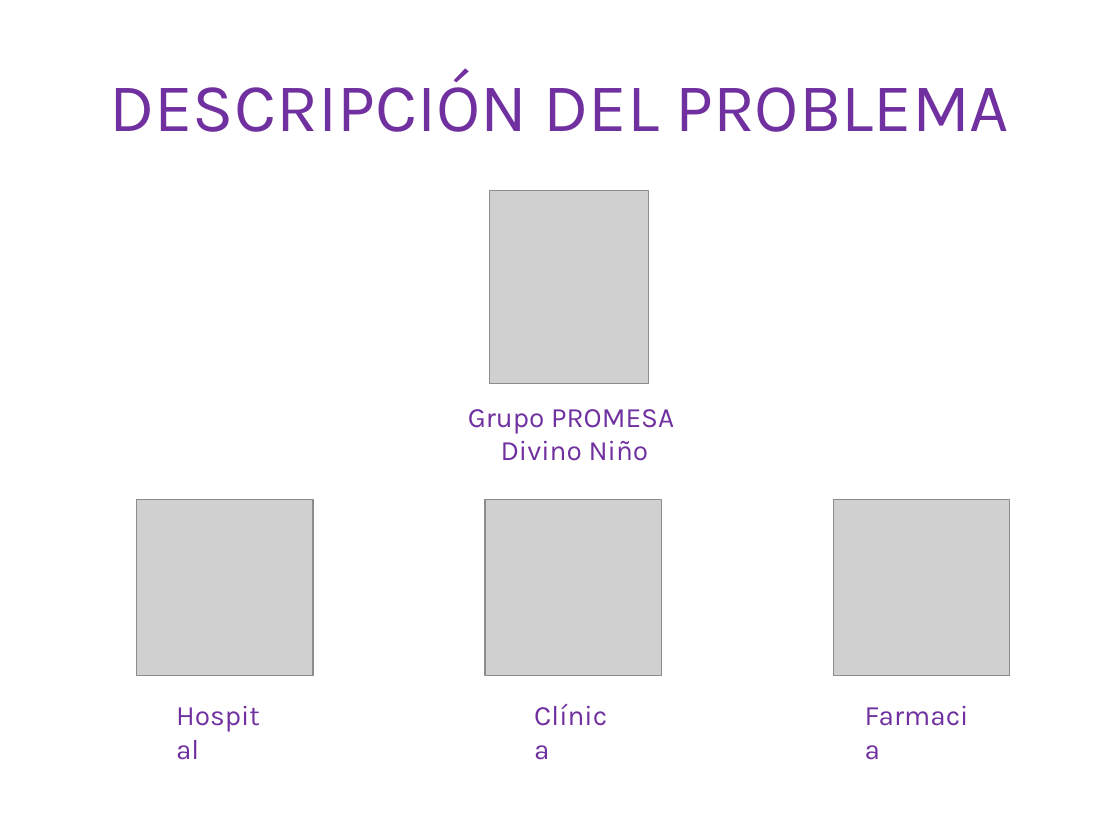
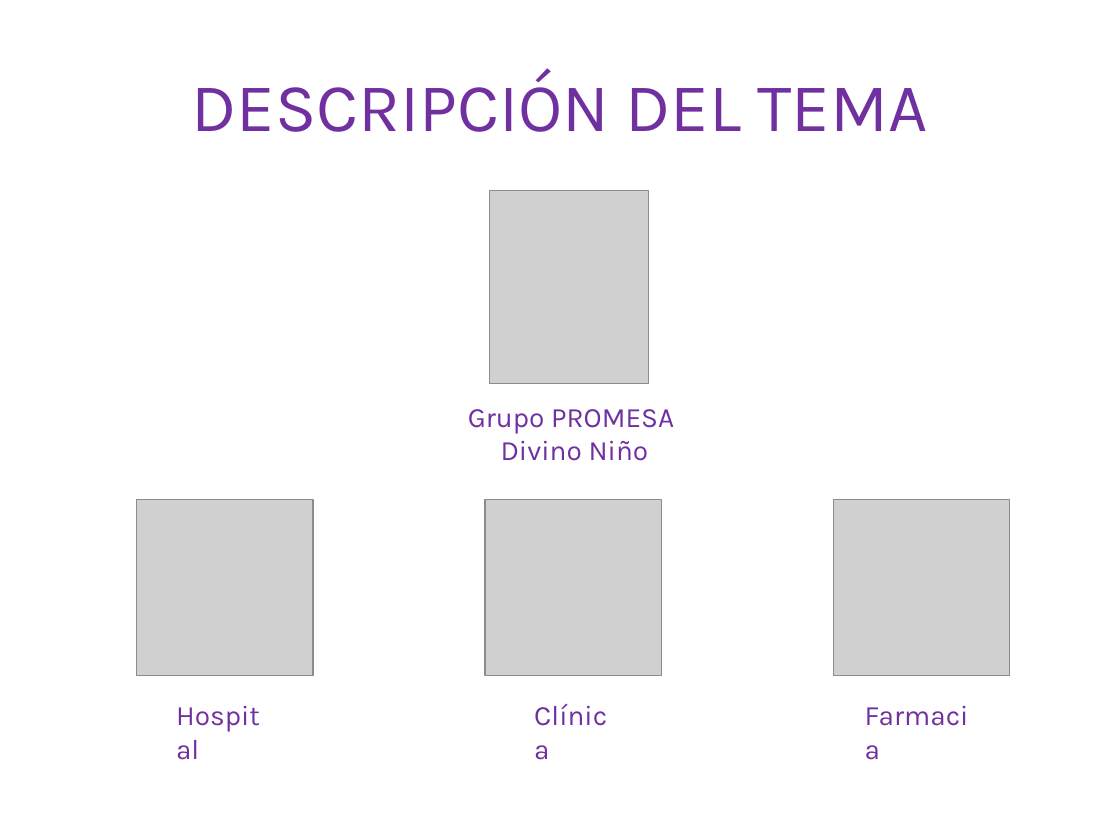
Before and after one commit to aviary-developer/blissey, a slide deck: slide 3 of Documentos/Perfil.pptx. Drawn at 1120x840 pixels with LibreOffice and Linux fonts; fonts in the diff are those of the drawing; grey boxes stand for pictures; background and template pictures are left out. Boxes give left, top, right and bottom in pixels: in the first picture for what was removed or moved away, otherwise in the second. Text is boxed around its words. In the diff, an @@ line names an element or a change of style, - is before the commit and + after.

```diff
--- a/Documentos/Perfil.pptx
+++ b/Documentos/Perfil.pptx
@@ title at box(192, 68, 927, 132): text changed @@
-DESCRIPCIÓN DEL PROBLEMA
+DESCRIPCIÓN DEL TEMA
```
Also in this commit, not shown: 9 other slides changed, 7 slides added, 1 slide removed.
